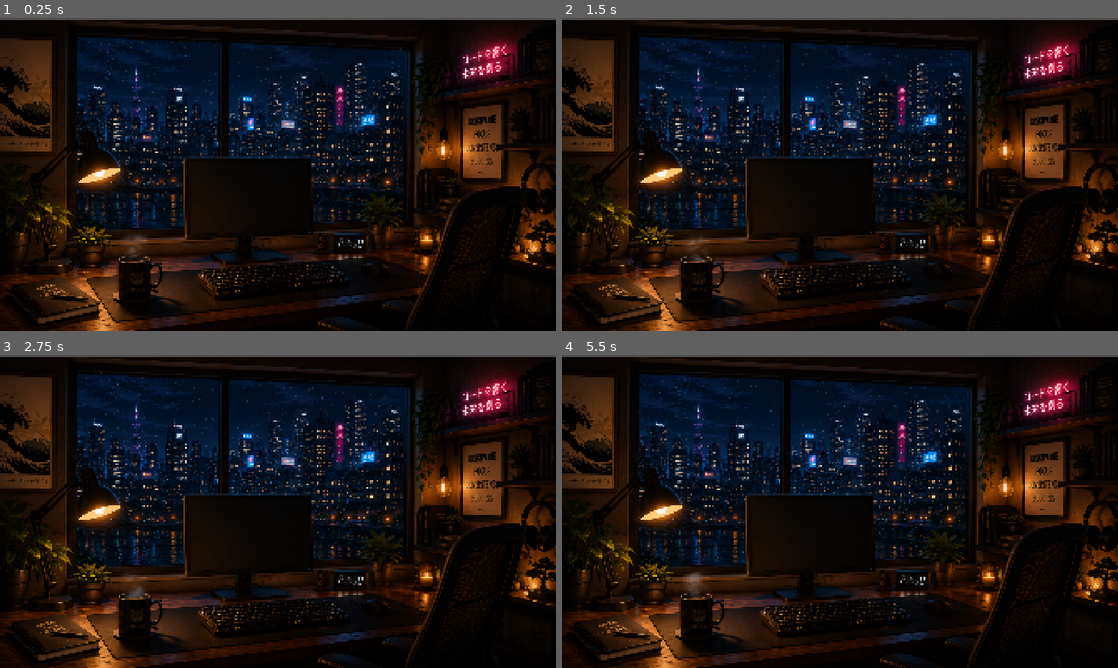
Above: before the commit, frames 1-4 (two rows, left to right).
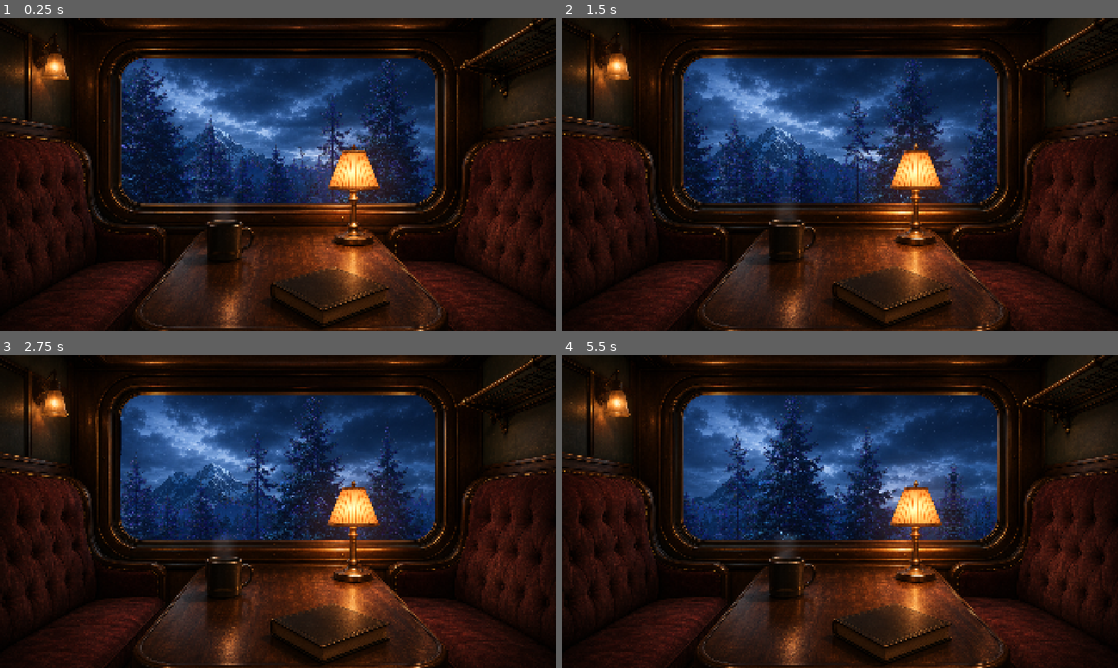
Above: after the commit, the same moments.

Repository: Rossag/AtmosForge
Game: Godot game, scene res://Projects/SleeperTrain/SleeperTrain.tscn
Two runs of this game, one before a commit and one after it. Both use one fixed random seed, a clock stepped at 60 frames per second and the inputs below. Before the commit the project starts from res://Projects/CodingRoom.tscn. Sound files missing from this copy of the repository are replaced by a short silence.
Inputs:
- Up to frame 1 (0.25 s): no input
- Up to frame 2 (1.5 s): no input
- Up to frame 3 (2.75 s): no input
- Up to frame 4 (5.5 s): no input

The runs differ from the first frame. In frame 1, 65% of the frame differs, in the area x 0-100%, y 0-100%; in frame 2, 67%; in frame 3, 67%; in frame 4, 66%.

Commit message:
Train Complete
-music player added with fade
-added script to close engine

Diff:
--- /dev/null
+++ b/lofivideodraft/Core/Audio/Scenes/music_play_list.tscn
@@ -0,0 +1,12 @@
+[gd_scene load_steps=2 format=3 uid="uid://54ujpk7chteg"]
+
+[ext_resource type="Script" uid="uid://byt7oigl1p2cb" path="res://Core/Audio/Scripts/music_play_list.gd" id="1_7mxph"]
+
+[node name="MusicPlayList" type="Node"]
+script = ExtResource("1_7mxph")
+
+[node name="PlayerA" type="AudioStreamPlayer" parent="."]
+bus = &"Music"
+
+[node name="PlayerB" type="AudioStreamPlayer" parent="."]
+bus = &"Music"
--- /dev/null
+++ b/lofivideodraft/Core/Audio/Scripts/music_play_list.gd
@@ -0,0 +1,187 @@
+class_name AtmosMusicPlaylist
+extends Node
+
+
+@export_category("Playlist")
+
+@export var tracks: Array[AudioStream] = []
+@export var autoplay: bool = true
+@export var shuffle: bool = true
+
+
+@export_category("Playback")
+
+@export_range(0.0, 20.0, 0.5)
+var crossfade_duration: float = 6.0
+
+@export_range(-40.0, 6.0, 0.5)
+var output_volume_db: float = -8.0
+
+
+@onready var player_a: AudioStreamPlayer = $PlayerA
+@onready var player_b: AudioStreamPlayer = $PlayerB
+
+
+var active_player: AudioStreamPlayer
+var waiting_player: AudioStreamPlayer
+
+var track_order: Array[int] = []
+var order_position: int = 0
+var last_track_index: int = -1
+var is_crossfading: bool = false
+
+
+func _ready() -> void:
+	active_player = player_a
+	waiting_player = player_b
+
+	player_a.finished.connect(
+		_on_player_finished.bind(player_a)
+	)
+
+	player_b.finished.connect(
+		_on_player_finished.bind(player_b)
+	)
+
+	_build_track_order()
+
+	if autoplay and not tracks.is_empty():
+		_start_playlist()
+
+
+func _process(_delta: float) -> void:
+	if is_crossfading:
+		return
+
+	if not active_player.playing:
+		return
+
+	if active_player.stream == null:
+		return
+
+	var track_length := active_player.stream.get_length()
+
+	if track_length <= 0.0:
+		return
+
+	var crossfade_start: float = maxf(
+	0.0,
+	track_length - crossfade_duration
+)
+
+	if active_player.get_playback_position() >= crossfade_start:
+		_crossfade_to_next()
+
+
+func _start_playlist() -> void:
+	var next_track := _get_next_track()
+
+	if next_track == null:
+		return
+
+	active_player.stream = next_track
+	active_player.volume_linear = db_to_linear(
+		output_volume_db
+	)
+	active_player.play()
+
+
+func _crossfade_to_next() -> void:
+	if is_crossfading or tracks.is_empty():
+		return
+
+	var next_track := _get_next_track()
+
+	if next_track == null:
+		return
+
+	is_crossfading = true
+
+	waiting_player.stream = next_track
+	waiting_player.volume_linear = 0.0
+	waiting_player.play()
+
+	var target_volume := db_to_linear(
+		output_volume_db
+	)
+
+	var tween := create_tween()
+	tween.set_parallel(true)
+	tween.set_trans(Tween.TRANS_SINE)
+	tween.set_ease(Tween.EASE_IN_OUT)
+
+	tween.tween_property(
+		active_player,
+		"volume_linear",
+		0.0,
+		crossfade_duration
+	)
+
+	tween.tween_property(
+		waiting_player,
+		"volume_linear",
+		target_volume,
+		crossfade_duration
+	)
+
+	await tween.finished
+
+	active_player.stop()
+
+	var previous_player := active_player
+	active_player = waiting_player
+	waiting_player = previous_player
+
+	is_crossfading = false
+
+
+func _on_player_finished(
+	finished_player: AudioStreamPlayer
+) -> void:
+	if is_crossfading:
+		return
+
+	if finished_player != active_player:
+		return
+
+	_start_playlist()
+
+
+func _build_track_order() -> void:
+	track_order.clear()
+
+	for index in tracks.size():
+		track_order.append(index)
+
+	if shuffle:
+		track_order.shuffle()
+
+	order_position = 0
+
+
+func _get_next_track() -> AudioStream:
+	if tracks.is_empty():
+		return null
+
+	if track_order.size() != tracks.size():
+		_build_track_order()
+
+	if order_position >= track_order.size():
+		_build_track_order()
+
+		# Avoid repeating the same track across shuffle cycles.
+		if (
+			shuffle
+			and track_order.size() > 1
+			and track_order[0] == last_track_index
+		):
+			var swap_index := 1
+			var temporary := track_order[0]
+			track_order[0] = track_order[swap_index]
+			track_order[swap_index] = temporary
+
+	var track_index := track_order[order_position]
+	order_position += 1
+	last_track_index = track_index
+
+	return tracks[track_index]
--- /dev/null
+++ b/lofivideodraft/Core/Shaders/lamp_glow.gdshader
@@ -0,0 +1,60 @@
+shader_type canvas_item;
+render_mode unshaded, blend_add;
+
+
+uniform vec4 glow_color : source_color = vec4(
+	1.0,
+	0.42,
+	0.12,
+	0.32
+);
+
+uniform vec2 glow_position = vec2(0.635, 0.52);
+
+uniform float radius : hint_range(0.0, 0.5) = 0.04;
+uniform float softness : hint_range(0.01, 0.6) = 0.20;
+uniform float intensity : hint_range(0.0, 2.0) = 0.65;
+
+uniform float flicker_amount : hint_range(0.0, 0.2) = 0.012;
+uniform float flicker_speed : hint_range(0.0, 10.0) = 1.4;
+
+uniform float aspect_ratio = 1.7778;
+
+
+void fragment() {
+	vec2 difference = UV - glow_position;
+
+	// Correct the circular glow for a 16:9 screen.
+	difference.x *= aspect_ratio;
+
+	float distance_from_lamp = length(difference);
+
+	float outer_glow = 1.0 - smoothstep(
+		radius,
+		radius + softness,
+		distance_from_lamp
+	);
+
+	float inner_glow = 1.0 - smoothstep(
+		0.0,
+		radius * 1.8,
+		distance_from_lamp
+	);
+
+	// Two overlapping waves avoid a visibly repetitive flicker.
+	float flicker =
+		1.0 +
+		sin(TIME * flicker_speed) * flicker_amount +
+		sin(TIME * flicker_speed * 2.37 + 1.4)
+			* flicker_amount * 0.35;
+
+	float glow_strength = (
+		outer_glow * 0.72 +
+		inner_glow * 0.28
+	) * intensity * flicker;
+
+	COLOR = vec4(
+		glow_color.rgb,
+		glow_color.a * glow_strength
+	);
+}
--- a/lofivideodraft/Projects/SleeperTrain/SleeperTrain.tscn
+++ b/lofivideodraft/Projects/SleeperTrain/SleeperTrain.tscn
@@ -1,9 +1,19 @@
-[gd_scene load_steps=6 format=3 uid="uid://bvirsx7opjv2q"]
+[gd_scene load_steps=16 format=3 uid="uid://bvirsx7opjv2q"]
 
 [ext_resource type="Texture2D" uid="uid://u76stktfvadu" path="res://Projects/SleeperTrain/assets/Interior/AtmosForge_SleeperTrain_Interior_Transparent.png" id="1_c8fhw"]
 [ext_resource type="PackedScene" uid="uid://do5h7imdw5st1" path="res://Projects/SleeperTrain/Train_exterior.tscn" id="1_yjmsl"]
 [ext_resource type="Shader" uid="uid://btj62mdv2ts5e" path="res://Shaders/WindowRain.gdshader" id="2_1q5bg"]
 [ext_resource type="Material" uid="uid://dastws52r00i7" path="res://Projects/SleeperTrain/assets/Materials/Sleeper_train_steam_material.tres" id="4_mg72o"]
+[ext_resource type="Material" uid="uid://dg8y8gtqjur7f" path="res://Projects/SleeperTrain/assets/Materials/TableLampGlow.tres" id="4_woktg"]
+[ext_resource type="Script" uid="uid://dcanmskt8jssn" path="res://Projects/SleeperTrain/ambient_motion.gd" id="5_q2wdp"]
+[ext_resource type="Material" uid="uid://i2tpe1olhqv4" path="res://Projects/SleeperTrain/assets/Materials/WallLampGlow.tres" id="5_woktg"]
+[ext_resource type="PackedScene" uid="uid://54ujpk7chteg" path="res://Core/Audio/Scenes/music_play_list.tscn" id="7_7c5xb"]
+[ext_resource type="AudioStream" uid="uid://bmw88bnifxogi" path="res://Projects/SleeperTrain/assets/Audio/Shinkansen Drift-Train3.wav" id="8_m8xje"]
+[ext_resource type="AudioStream" uid="uid://k53ivbsolebq" path="res://Projects/SleeperTrain/assets/Audio/Shinkansen Drift-Train4.wav" id="9_yr3o2"]
+[ext_resource type="AudioStream" uid="uid://i66wn5tr747d" path="res://Projects/SleeperTrain/assets/Audio/Shinkansen Rainglass-Train1.wav" id="10_gyan1"]
+[ext_resource type="AudioStream" uid="uid://qrtrct5ny7sa" path="res://Projects/SleeperTrain/assets/Audio/Shinkansen Rainglass-Train2.wav" id="11_m5q0l"]
+[ext_resource type="AudioStream" uid="uid://dvrevpfhdms47" path="res://Projects/SleeperTrain/assets/Audio/Mug Warm Window -Train5.wav" id="12_3d5vo"]
+[ext_resource type="Script" uid="uid://bjlb8v66qkxx4" path="res://Projects/SleeperTrain/recording_timer.gd" id="14_yr3o2"]
 
 [sub_resource type="ShaderMaterial" id="ShaderMaterial_mg72o"]
 shader = ExtResource("2_1q5bg")
@@ -21,7 +31,7 @@
 
 [node name="TrainExterior" parent="ParralaxModule" instance=ExtResource("1_yjmsl")]
 
-[node name="WindowEffects" type="CanvasLayer" parent="."]
+[node name="WindowEffects" type="CanvasLayer" parent="." groups=["ambient_motion_target"]]
 
 [node name="WindowEffects" type="ColorRect" parent="WindowEffects"]
 material = SubResource("ShaderMaterial_mg72o")
@@ -32,19 +42,32 @@
 rotation = 0.000708351
 scale = Vector2(1, 1.11983)
 
-[node name="InteriorLayer" type="CanvasLayer" parent="."]
+[node name="InteriorLayer" type="CanvasLayer" parent="." groups=["ambient_motion_target"]]
 layer = 2
 
-[node name="TextureRect" type="TextureRect" parent="InteriorLayer"]
-offset_right = 1920.0
-offset_bottom = 1080.0
+[node name="TrainInterior" type="TextureRect" parent="InteriorLayer"]
+custom_minimum_size = Vector2(-4, -4)
+offset_right = 1928.0
+offset_bottom = 1088.0
 texture = ExtResource("1_c8fhw")
 expand_mode = 1
 
-[node name="ForegroundEffects" type="CanvasLayer" parent="."]
+[node name="ForegroundEffects" type="CanvasLayer" parent="." groups=["ambient_motion_target"]]
 layer = 3
 
-[node name="CoffeeSteam" type="ColorRect" parent="ForegroundEffects"]
+[node name="WallLampGlow" type="ColorRect" parent="ForegroundEffects" groups=["ambient_motion_target"]]
+material = ExtResource("5_woktg")
+offset_right = 1920.0
+offset_bottom = 1080.0
+mouse_filter = 2
+
+[node name="TableLampGlow" type="ColorRect" parent="ForegroundEffects" groups=["ambient_motion_target"]]
+material = ExtResource("4_woktg")
+offset_right = 1920.0
+offset_bottom = 1080.0
+mouse_filter = 2
+
+[node name="CoffeeSteam" type="ColorRect" parent="ForegroundEffects" groups=["ambient_motion_target"]]
 material = ExtResource("4_mg72o")
 custom_minimum_size = Vector2(80, 100)
 offset_left = 714.0
@@ -54,5 +77,18 @@
 
 [node name="Audio" type="Node" parent="."]
 
+[node name="MusicPlayList" parent="Audio" instance=ExtResource("7_7c5xb")]
+tracks = Array[AudioStream]([ExtResource("8_m8xje"), ExtResource("9_yr3o2"), ExtResource("10_gyan1"), ExtResource("11_m5q0l"), ExtResource("12_3d5vo")])
+
 [node name="Interface" type="CanvasLayer" parent="."]
 layer = 10
+
+[node name="AmbientMotion" type="Node" parent="."]
+script = ExtResource("5_q2wdp")
+vertical_amount = 1.0
+vibration_amount = 0.4
+vibration_speed = 0.8
+
+[node name="RecordingTimer" type="Node" parent="."]
+script = ExtResource("14_yr3o2")
+duration_seconds = 900.0
--- /dev/null
+++ b/lofivideodraft/Projects/SleeperTrain/ambient_motion.gd
@@ -0,0 +1,69 @@
+class_name AtmosAmbientMotion
+extends Node
+
+
+@export_category("Targets")
+
+@export var target_group: StringName = &"ambient_motion_target"
+
+
+@export_category("Gentle Sway")
+
+@export_range(0.0, 5.0, 0.1)
+var horizontal_amount: float = 1.2
+
+@export_range(0.0, 5.0, 0.1)
+var vertical_amount: float = 0.8
+
+@export_range(0.01, 2.0, 0.01)
+var sway_speed: float = 0.22
+
+
+@export_category("Fine Vibration")
+
+@export_range(0.0, 2.0, 0.05)
+var vibration_amount: float = 0.3
+
+@export_range(0.1, 20.0, 0.1)
+var vibration_speed: float = 7.0
+
+
+var elapsed_time: float = 0.0
+var target_layers: Array[CanvasLayer] = []
+var starting_offsets: Array[Vector2] = []
+
+
+func _ready() -> void:
+	_find_targets()
+
+
+func _process(delta: float) -> void:
+	elapsed_time += delta
+
+	var sway := Vector2(
+		sin(elapsed_time * sway_speed * TAU) * horizontal_amount,
+		sin(elapsed_time * sway_speed * 1.37 * TAU + 1.2)
+			* vertical_amount
+	)
+
+	var vibration := Vector2(
+		sin(elapsed_time * vibration_speed * TAU + 0.7),
+		sin(elapsed_time * vibration_speed * 1.19 * TAU)
+	) * vibration_amount
+
+	var final_offset := sway + vibration
+
+	for index in target_layers.size():
+		target_layers[index].offset = (
+			starting_offsets[index] + final_offset
+		)
+
+
+func _find_targets() -> void:
+	target_layers.clear()
+	starting_offsets.clear()
+
+	for node in get_tree().get_nodes_in_group(target_group):
+		if node is CanvasLayer:
+			target_layers.append(node)
+			starting_offsets.append(node.offset)
--- /dev/null
+++ b/lofivideodraft/Projects/SleeperTrain/assets/Materials/TableLampGlow.tres
@@ -0,0 +1,14 @@
+[gd_resource type="ShaderMaterial" load_steps=2 format=3 uid="uid://dg8y8gtqjur7f"]
+
+[ext_resource type="Shader" uid="uid://bts1sbb6xou08" path="res://Core/Shaders/lamp_glow.gdshader" id="1_1yyow"]
+
+[resource]
+shader = ExtResource("1_1yyow")
+shader_parameter/glow_color = Color(1, 0.42, 0.12, 0.32)
+shader_parameter/glow_position = Vector2(0.635, 0.52)
+shader_parameter/radius = 0.04
+shader_parameter/softness = 0.2
+shader_parameter/intensity = 0.65
+shader_parameter/flicker_amount = 0.012
+shader_parameter/flicker_speed = 1.4
+shader_parameter/aspect_ratio = 1.7778
--- /dev/null
+++ b/lofivideodraft/Projects/SleeperTrain/assets/Materials/WallLampGlow.tres
@@ -0,0 +1,14 @@
+[gd_resource type="ShaderMaterial" load_steps=2 format=3 uid="uid://i2tpe1olhqv4"]
+
+[ext_resource type="Shader" uid="uid://bts1sbb6xou08" path="res://Core/Shaders/lamp_glow.gdshader" id="1_n046k"]
+
+[resource]
+shader = ExtResource("1_n046k")
+shader_parameter/glow_color = Color(1, 0.38, 0.1, 0.25)
+shader_parameter/glow_position = Vector2(0.09, 0.15)
+shader_parameter/radius = 0.025
+shader_parameter/softness = 0.13
+shader_parameter/intensity = 0.4
+shader_parameter/flicker_amount = 0.008
+shader_parameter/flicker_speed = 1.1
+shader_parameter/aspect_ratio = 1.7778
--- /dev/null
+++ b/lofivideodraft/Projects/SleeperTrain/recording_timer.gd
@@ -0,0 +1,23 @@
+class_name AtmosRecordingTimer
+extends Node
+
+
+@export_category("Recording")
+
+@export var enabled: bool = true
+
+@export_range(1.0, 43200.0, 1.0, "suffix:s")
+var duration_seconds: float = 225.0
+
+
+var elapsed_seconds: float = 0.0
+
+
+func _process(delta: float) -> void:
+	if not enabled:
+		return
+
+	elapsed_seconds += delta
+
+	if elapsed_seconds >= duration_seconds:
+		get_tree().quit()
--- /dev/null
+++ b/lofivideodraft/default_bus_layout.tres
@@ -0,0 +1,9 @@
+[gd_resource type="AudioBusLayout" format=3 uid="uid://cdam1mjwvlx8k"]
+
+[resource]
+bus/1/name = &"Music"
+bus/1/solo = false
+bus/1/mute = false
+bus/1/bypass_fx = false
+bus/1/volume_db = 0.0
+bus/1/send = &"Master"
--- a/lofivideodraft/project.godot
+++ b/lofivideodraft/project.godot
@@ -11,7 +11,7 @@
 [application]
 
 config/name="AtmosForge"
-run/main_scene="uid://b4dbgpqrc7ool"
+run/main_scene="uid://bvirsx7opjv2q"
 config/features=PackedStringArray("4.4", "Forward Plus")
 
 [display]
Not shown, added: lofivideodraft/Core/Audio/Scripts/music_play_list.gd.uid
Not shown, added: lofivideodraft/Core/Shaders/lamp_glow.gdshader.uid
Not shown, added: lofivideodraft/Projects/SleeperTrain/ambient_motion.gd.uid
Not shown, added: lofivideodraft/Projects/SleeperTrain/assets/Audio/Mug Warm Window -Train5.wav.import
Not shown, added: lofivideodraft/Projects/SleeperTrain/assets/Audio/Shinkansen Drift-Train3.wav.import
Not shown, added: lofivideodraft/Projects/SleeperTrain/assets/Audio/Shinkansen Drift-Train4.wav.import
Not shown, added: lofivideodraft/Projects/SleeperTrain/assets/Audio/Shinkansen Rainglass-Train1.wav.import
Not shown, added: lofivideodraft/Projects/SleeperTrain/assets/Audio/Shinkansen Rainglass-Train2.wav.import
Not shown, added: lofivideodraft/Projects/SleeperTrain/recording_timer.gd.uid
Not shown, added: lofivideodraft/Projects/SleeperTrain/assets/Audio/Mug Warm Window -Train5.wav
Not shown, added: lofivideodraft/Projects/SleeperTrain/assets/Audio/Shinkansen Drift-Train3.wav
Not shown, added: lofivideodraft/Projects/SleeperTrain/assets/Audio/Shinkansen Drift-Train4.wav
(and 2 more such lines)
